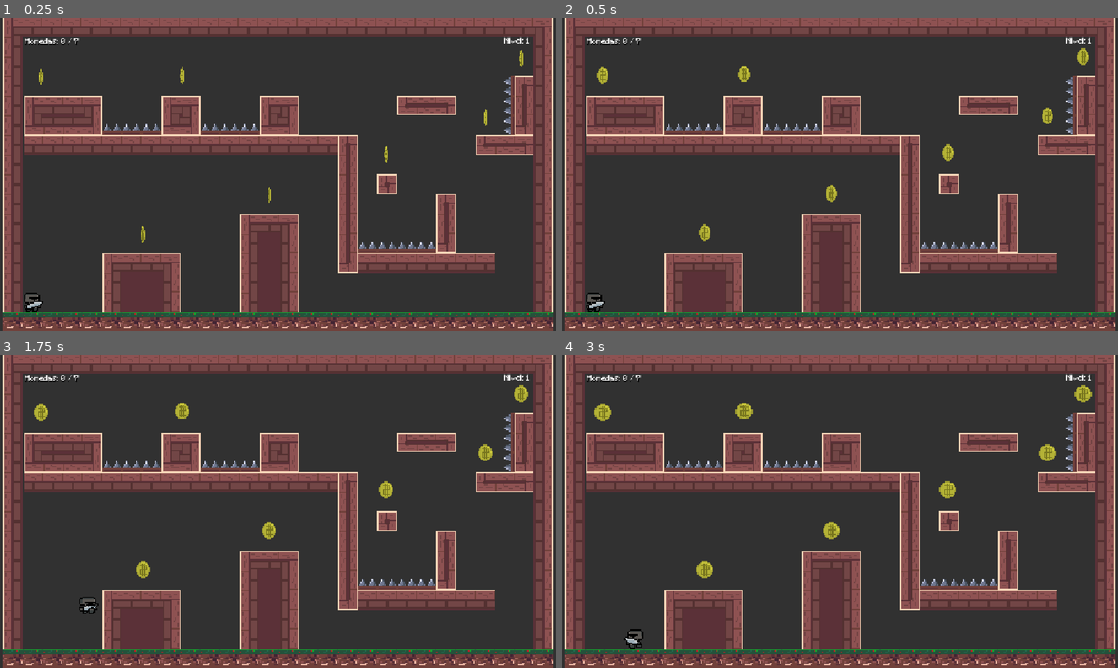
Above: before the commit, frames 1-4 (two rows, left to right).
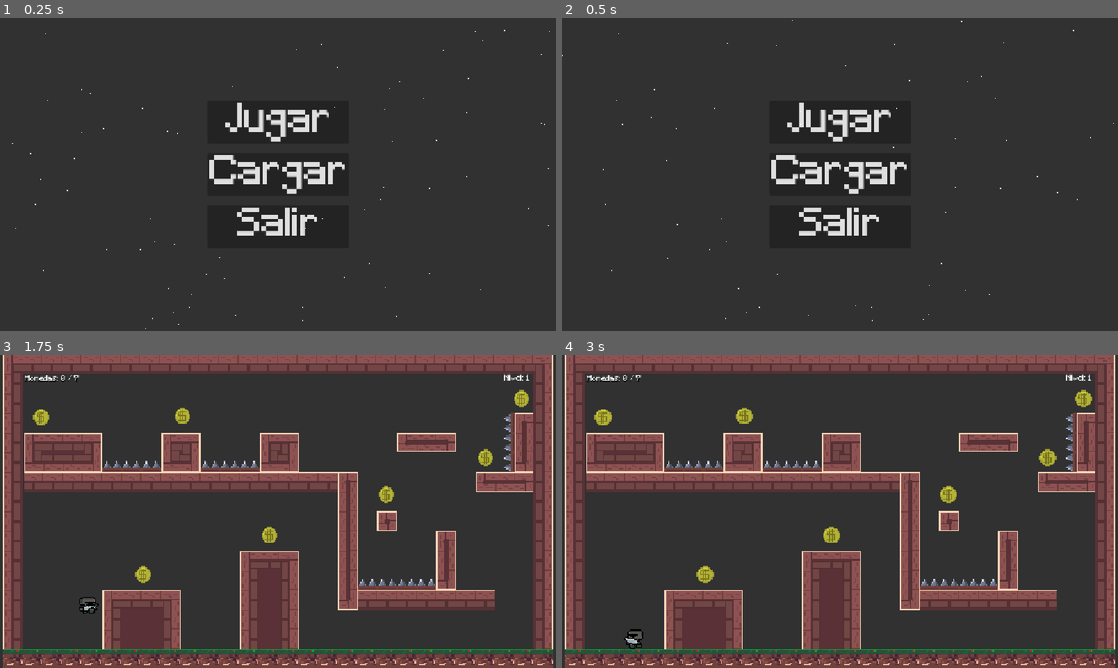
Above: after the commit, the same moments.

Repository: Marcausente/KnightGame2DGodot
Game: Godot game, scene res://Escenas/MenuPrincipal/menu_principal.tscn
Two runs of this game, one before a commit and one after it. Both use one fixed random seed, a clock stepped at 60 frames per second and the inputs below. Before the commit the project starts from res://Escenas/escena_principal/escena_principal.tscn.
Inputs (mouse positions are in pixels of both pictures, inside the frame that each line leads up to):
- Up to frame 1 (0.25 s): no input
- Up to frame 2 (0.5 s): no input
- Up to frame 3 (1.75 s): click (278, 458) at 0.5 s, where only the run after the commit has a clickable "Jugar"; hold D (derecha) from 1.28 s (still down); tap W (saltar) at 1.52 s
- Up to frame 4 (3 s): tap W (saltar) at 2.27 s; release D (derecha) at 2.78 s; hold A (izquierda) from 2.78 s (still down)

The runs differ from the first frame. In frame 1, 40% of the frame differs, in the area x 0-100%, y 0-100%; in frame 2, 41%; in frame 3, 0.9%; in frame 4, 1.0%.

Commit message:
FIX: Error al cargar partida solucionado
Como no estaba asignada la escena principal en el boton jugar dentro del export no cargaba bien la escena

Diff:
--- a/Escenas/MenuPrincipal/menu_principal.tscn
+++ b/Escenas/MenuPrincipal/menu_principal.tscn
@@ -5,6 +5,7 @@
 [ext_resource type="Script" uid="uid://dfithigiao1tu" path="res://Escenas/MenuPrincipal/boton_jugar.gd" id="2_lrda8"]
 [ext_resource type="Script" uid="uid://cjjqqvfw3i5hh" path="res://Escenas/MenuPrincipal/boton_salir.gd" id="2_ug37j"]
 [ext_resource type="Script" uid="uid://db3bmjshgx3nl" path="res://Escenas/MenuPrincipal/boton_cargar.gd" id="4_vuiek"]
+[ext_resource type="PackedScene" uid="uid://cqms8ynqkwisb" path="res://Escenas/escena_principal/escena_principal.tscn" id="4_x2bks"]
 
 [sub_resource type="ParticleProcessMaterial" id="ParticleProcessMaterial_ug37j"]
 particle_flag_disable_z = true
@@ -46,6 +47,7 @@
 theme = ExtResource("1_30os3")
 text = "Jugar"
 script = ExtResource("2_lrda8")
+escena_principal = ExtResource("4_x2bks")
 
 [node name="Cargar" type="Button" parent="VBoxContainer" unique_id=424763675 node_paths=PackedStringArray("controlador_partida")]
 layout_mode = 2
--- a/project.godot
+++ b/project.godot
@@ -11,7 +11,7 @@
 [application]
 
 config/name="PruebaPlataformasGodot"
-run/main_scene="uid://cqms8ynqkwisb"
+run/main_scene="uid://bfkiilsdaiclk"
 config/features=PackedStringArray("4.7", "GL Compatibility")
 config/icon="res://sprites/icon.svg"
 
